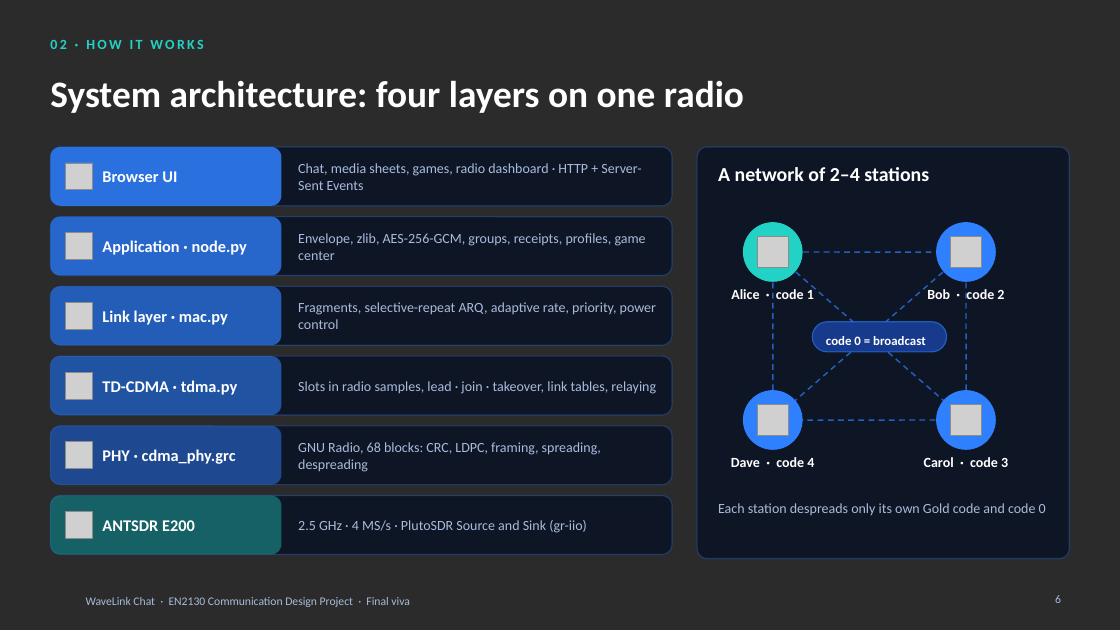
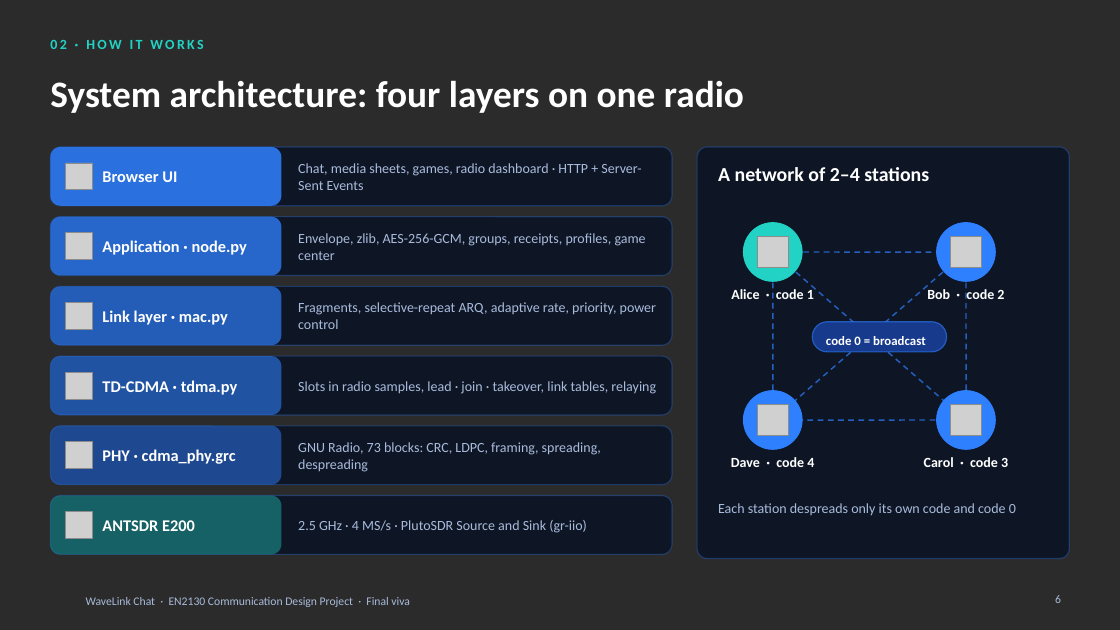
Before and after one commit to pxn-ai/WaveLink, a slide deck: slide 6 of WaveLink_App_Final/WaveLink_Chat_Final_Viva.pptx. Drawn at 1120x630 pixels with LibreOffice and Linux fonts; fonts in the diff are those of the drawing; grey boxes stand for pictures; background and template pictures are left out; a plain dark background stands for a picture behind light text. Boxes give left, top, right and bottom in pixels: in the first picture for what was removed or moved away, otherwise in the second. Text is boxed around its words. In the diff, an @@ line names an element or a change of style, - is before the commit and + after.

```diff
--- a/WaveLink_App_Final/WaveLink_Chat_Final_Viva.pptx
+++ b/WaveLink_App_Final/WaveLink_Chat_Final_Viva.pptx
@@ text at (x1=298, y1=442, x2=601, y2=472): text changed @@
-GNU Radio, 68 blocks: CRC, LDPC, framing, spreading, despreading
+GNU Radio, 73 blocks: CRC, LDPC, framing, spreading, despreading
@@ text at (x1=718, y1=503, x2=1016, y2=515): text changed @@
-Each station despreads only its own Gold code and code 0
+Each station despreads only its own code and code 0
```
Also in this commit, not shown: 22 other slides changed, 6 other files.
